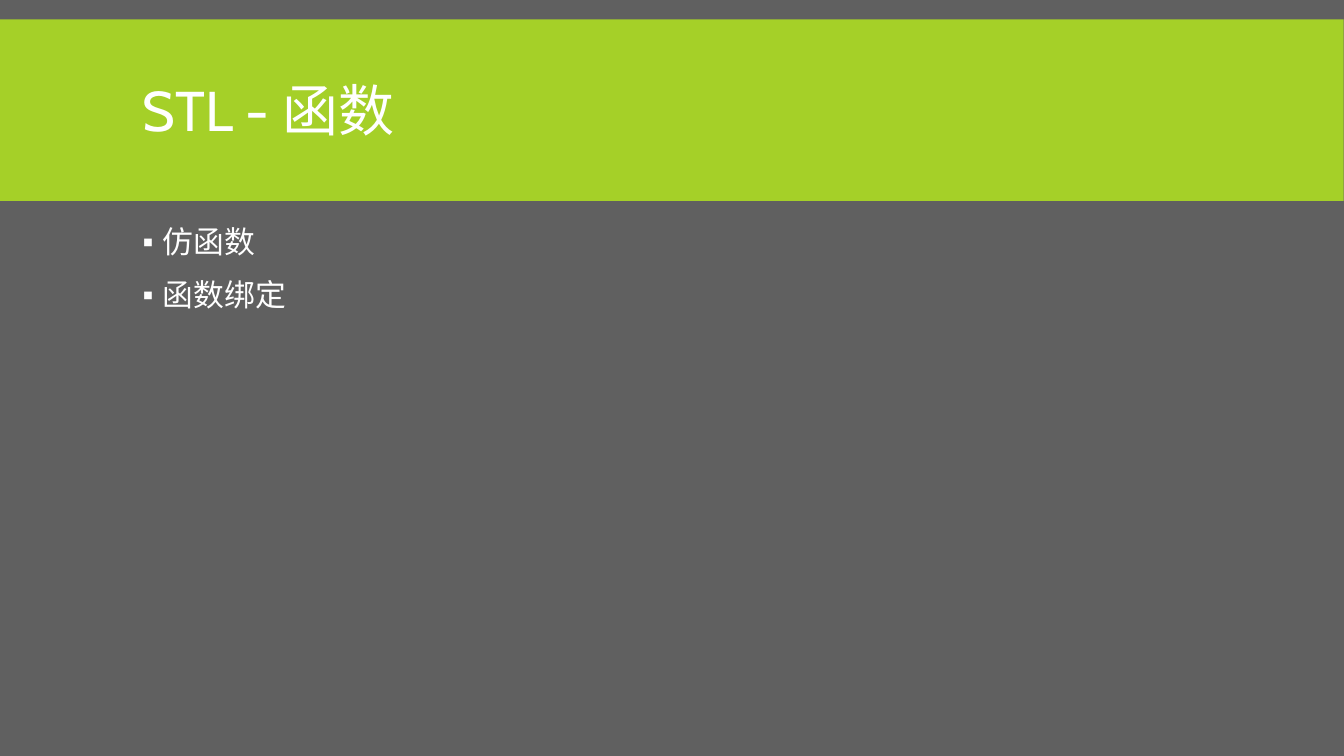
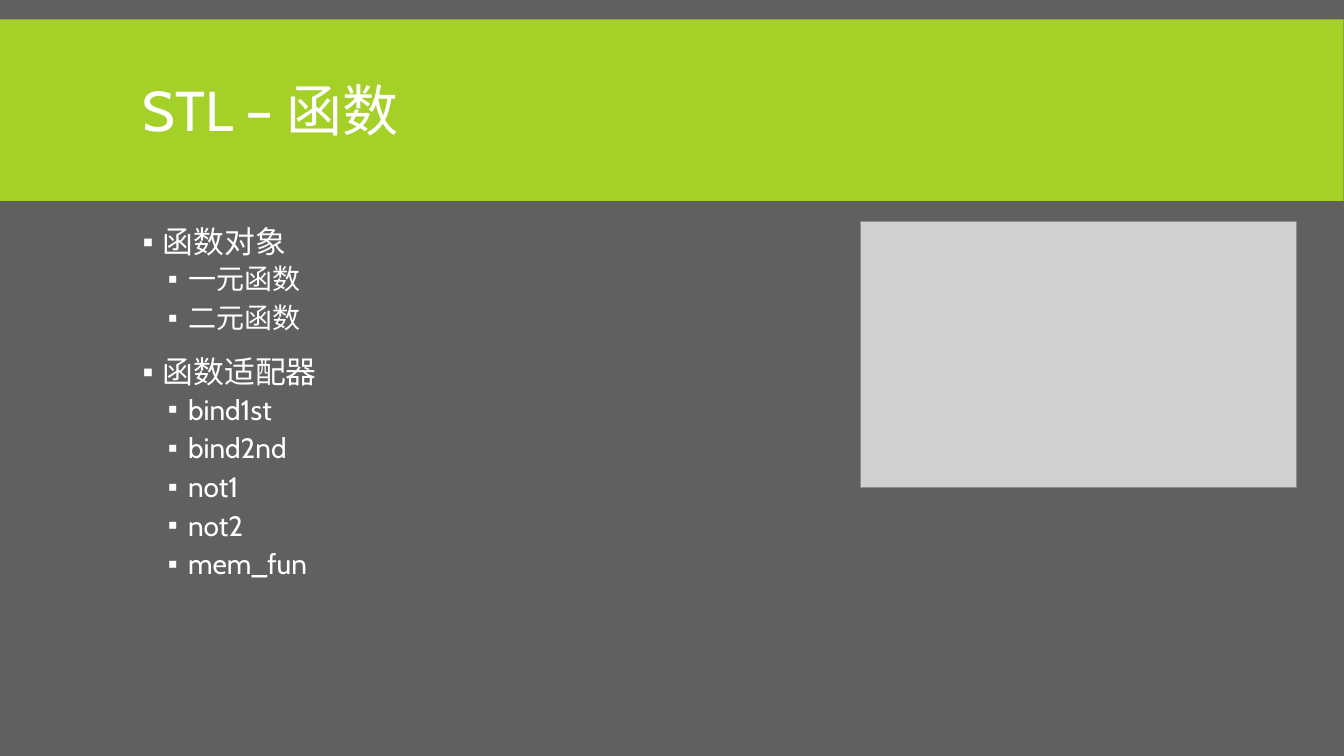
Before and after one commit to albertclass/Lessons, a slide deck: slide 53 of advance c++/courseware.pptx (slide 50 before the commit). Drawn at 1344x756 pixels with LibreOffice and Linux fonts; fonts in the diff are those of the drawing; grey boxes stand for pictures. Boxes give left, top, right and bottom in pixels: in the first picture for what was removed or moved away, otherwise in the second. Text is boxed around its words. In the diff, an @@ line names an element or a change of style, - is before the commit and + after.

```diff
--- a/advance c++/courseware.pptx
+++ b/advance c++/courseware.pptx
@@ title at box(143, 84, 398, 136): text changed @@
-STL - 函数
+STL – 函数
@@ text at box(163, 227, 317, 578): text changed; size 22 to 20 pt @@
-▪ 仿函数
-▪ 函数绑定
+▪ 函数对象
+  ▪ 一元函数
+  ▪ 二元函数
+▪ 函数适配器
+  ▪ bind1st
+  ▪ bind2nd
+  ▪ not1
+  ▪ not2
+  ▪ mem_fun
@@ picture added at box(861, 222, 1297, 488) @@
```
Also in this commit, not shown: 4 other slides changed, 12 slides added, 2 other files.
